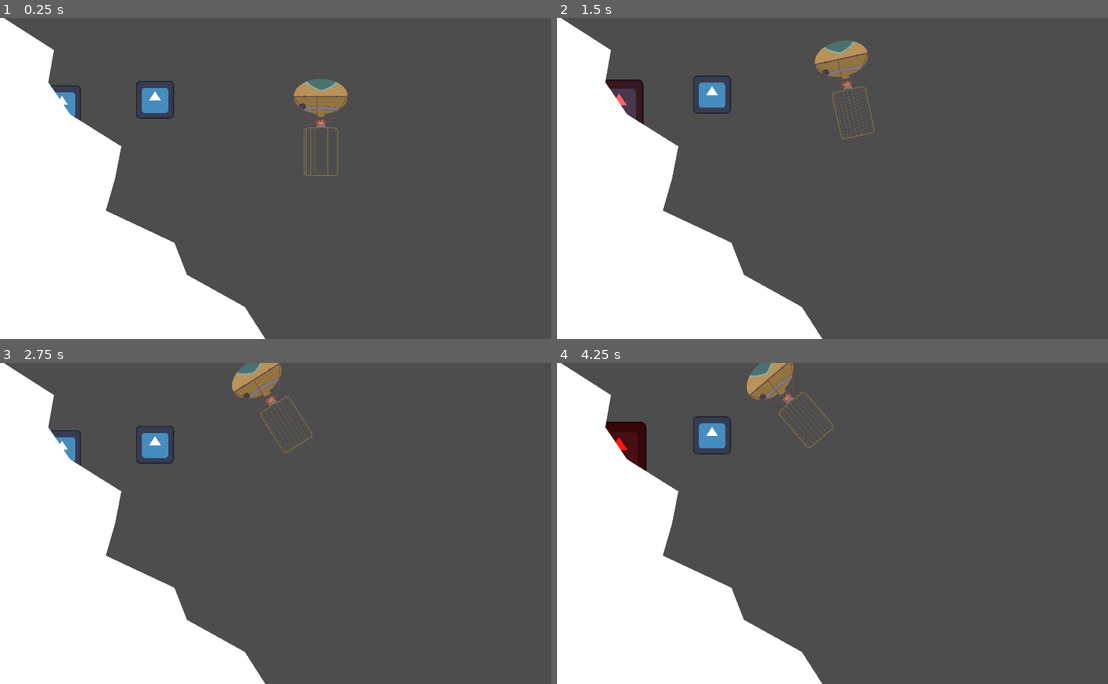
Above: before the commit, frames 1-4 (two rows, left to right).
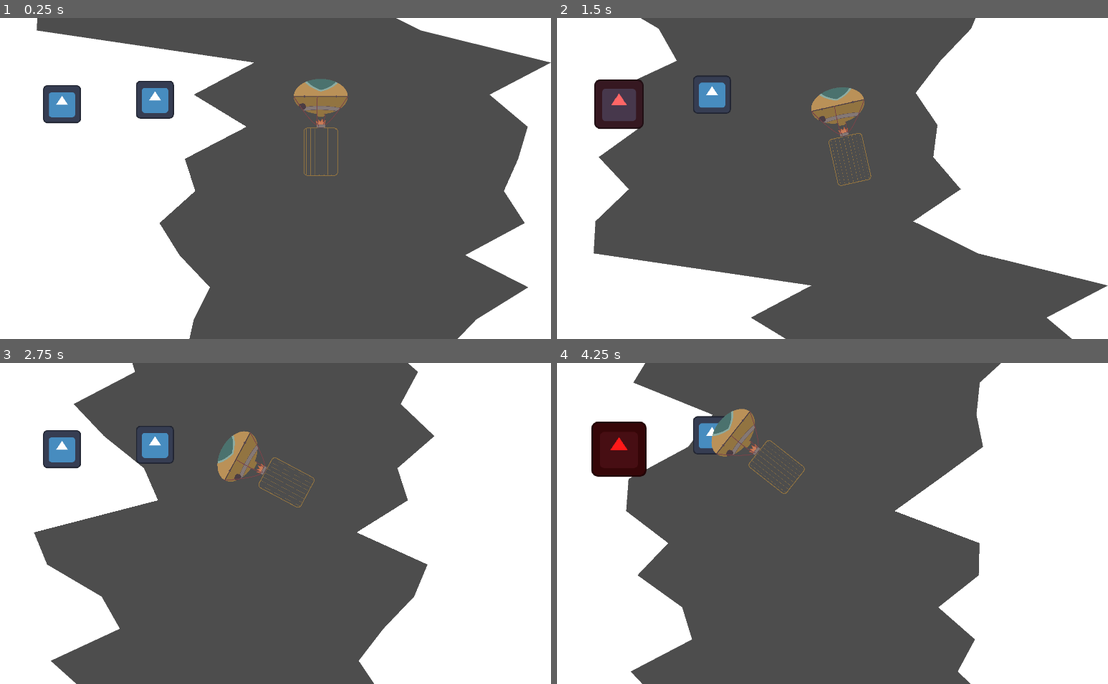
Above: after the commit, the same moments.

Repository: panorb/ludum-dare-53
Game: Godot game, scene res://world.tscn
Two runs of this game, one before a commit and one after it. Both use one fixed random seed, a clock stepped at 60 frames per second and the inputs below. The engine's default icon, where the game draws it, is replaced by a stand-in: a white triangle on a blue panel in a dark square.
Inputs (mouse positions are in pixels of both pictures, inside the frame that each line leads up to):
- Up to frame 1 (0.25 s): no input
- Up to frame 2 (1.5 s): tap Enter (ui_accept) at 0.5, 0.77 s; move the mouse to (948, 162) at 0.52 s; press the mouse at (948, 162) at 0.53 s; move the mouse to (705, 194) at 1.27 s; release the mouse at (705, 194) at 1.28 s; click (705, 194) at 1.35 s
- Up to frame 3 (2.75 s): tap Enter (ui_accept) at 1.52 s; move the mouse to (319, 452) at 2.02 s; press the mouse at (319, 452) at 2.03 s
- Up to frame 4 (4.25 s): move the mouse to (793, 587) at 2.77 s; release the mouse at (793, 587) at 2.78 s; click (793, 587) at 2.85 s; tap Enter (ui_accept) at 3.02, 3.77 s; move the mouse to (992, 571) at 3.52 s; press the mouse at (992, 571) at 3.53 s

The runs differ from the first frame. In frame 1, 23% of the frame differs, in the area x 0-100%, y 0-100%; in frame 2, 37%; in frame 3, 44%; in frame 4, 41%.

Commit message:
Add infinite scrolling in cave

Diff:
--- /dev/null
+++ b/godot/game/cave/cave.gd
@@ -0,0 +1,36 @@
+extends Node2D
+
+const SPEED = 10
+
+const SCREEN_HEIGHT = 1080
+
+var segment = load("res://game/cave_segment/cave_segment.tscn")
+
+var starting_position = Vector2(0,0)
+var walls = []
+
+# Called when the node enters the scene tree for the first time.
+func _ready():
+	for i in 3:
+		new_cave_segment()
+
+func new_cave_segment():
+	var instance = segment.instantiate()
+	add_child(instance)
+	if walls.is_empty():
+		instance.position.y = SCREEN_HEIGHT
+	else:
+		instance.position.y = walls.back().position.y - SCREEN_HEIGHT
+	starting_position = instance.create_cave_walls(starting_position)
+	walls.append(instance)
+
+# Called every frame. 'delta' is the elapsed time since the previous frame.
+func _process(delta):
+	walls[0].position.y += SPEED
+	walls[1].position.y += SPEED
+	walls[2].position.y += SPEED
+
+	if walls[1].position.y > 0:
+		walls[0].remove_child(walls[0].get_child(0))
+		walls.pop_front()
+		new_cave_segment()
--- a/godot/game/cave/cave.tscn
+++ b/godot/game/cave/cave.tscn
@@ -1,3 +1,6 @@
-[gd_scene format=3 uid="uid://dqj2lfswoqmh1"]
+[gd_scene load_steps=2 format=3 uid="uid://dqj2lfswoqmh1"]
+
+[ext_resource type="Script" path="res://game/cave/cave.gd" id="1_1se05"]
 
 [node name="Cave" type="Node2D"]
+script = ExtResource("1_1se05")
--- a/godot/game/cave_segment/cave_segment.gd
+++ b/godot/game/cave_segment/cave_segment.gd
@@ -16,19 +16,28 @@
 @onready var collision_segment_right = get_node("CollisionSegmentRight")
 
 func _ready() -> void:
-	var left_column = [Vector2(0,0), Vector2(0,SCREEN_HEIGHT)]
-	var right_column = [Vector2(SCREEN_WIDTH,0), Vector2(SCREEN_WIDTH,SCREEN_HEIGHT)]
+	pass
+
+func create_cave_walls(starting_position):
+	var left_column = [Vector2(0, 0), Vector2(0, SCREEN_HEIGHT), Vector2(starting_position[0], SCREEN_HEIGHT)]
+	var right_column = [Vector2(SCREEN_WIDTH, 0), Vector2(SCREEN_WIDTH, SCREEN_HEIGHT), Vector2(starting_position[1], SCREEN_HEIGHT)]
 	var left_offset_bottom = randi_range(MIN_BORDER, SCREEN_WIDTH - EFFECTIVE_WIDTH - MIN_BORDER)
 	var left_offset_top = randi_range(MIN_BORDER, SCREEN_WIDTH - EFFECTIVE_WIDTH - MIN_BORDER)
-	for n in SAMPLES+1:
-		var left_position = left_offset_bottom + (left_offset_top - left_offset_bottom) * n / SAMPLES + randi_range(-SYMMETRIC_VARIANCE/2, SYMMETRIC_VARIANCE/2)
-		var right_position = left_position + EFFECTIVE_WIDTH
+
+	var left_position = 0
+	var right_position = 0
+	for n in SAMPLES:
+		left_position = left_offset_bottom + (left_offset_top - left_offset_bottom) * (n + 1) / SAMPLES + randi_range(-SYMMETRIC_VARIANCE/2, SYMMETRIC_VARIANCE/2)
+		right_position = left_position + EFFECTIVE_WIDTH
 		left_position += randi_range(-ASYMMETRIC_VARIANCE/2, ASYMMETRIC_VARIANCE/2)
 		right_position += randi_range(-ASYMMETRIC_VARIANCE/2, ASYMMETRIC_VARIANCE/2)
-		var vertical_position = SCREEN_HEIGHT - n * SCREEN_HEIGHT / SAMPLES
+		left_position = max( 1, left_position)
+		right_position = min( SCREEN_WIDTH, right_position)
+		var vertical_position = SCREEN_HEIGHT - (n + 1) * SCREEN_HEIGHT / SAMPLES
 		left_column.append(Vector2(left_position, vertical_position))
 		right_column.append(Vector2(right_position, vertical_position))
 	segment_left.polygon = PackedVector2Array(left_column)
 	collision_segment_left.polygon = PackedVector2Array(left_column)
 	segment_right.polygon = PackedVector2Array(right_column)
 	collision_segment_right.polygon = PackedVector2Array(right_column)
+	return Vector2(left_position, right_position)
